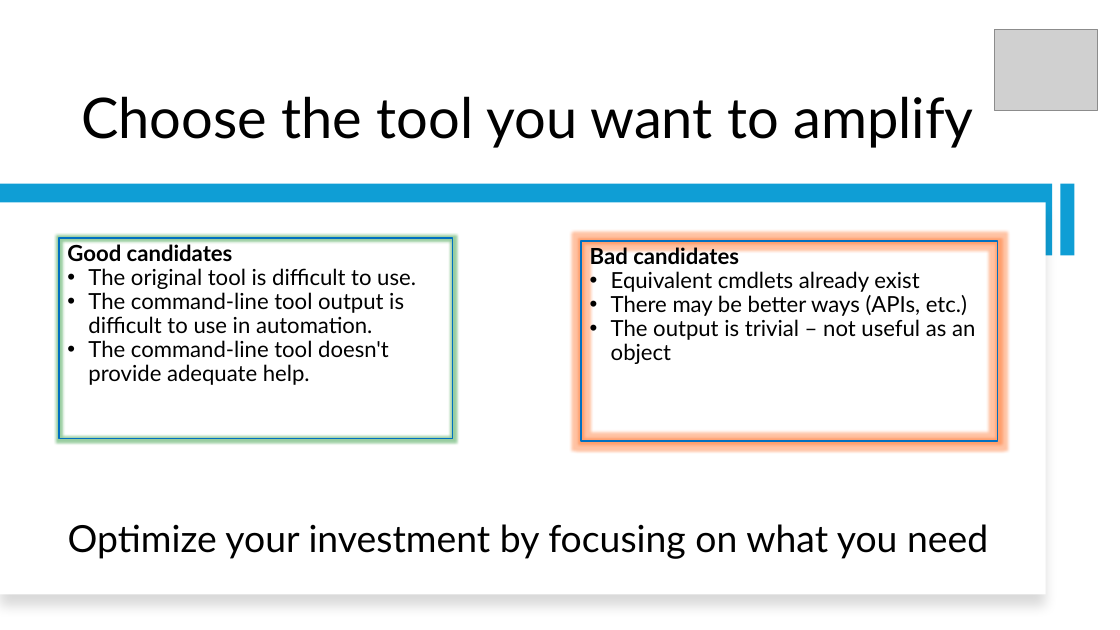
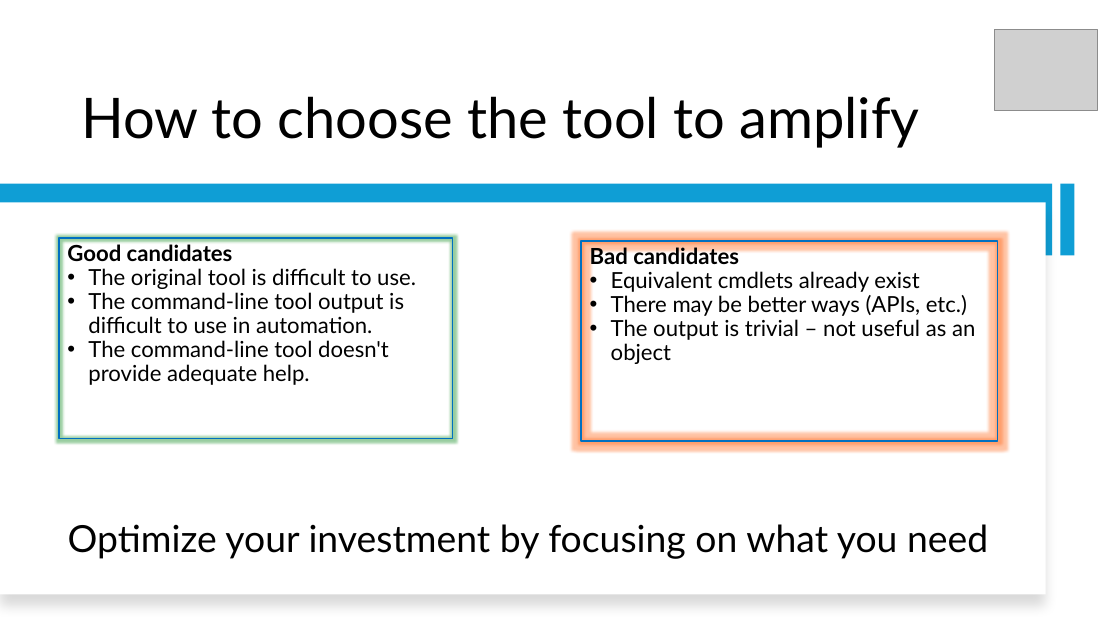
Before and after one commit to sdwheeler/seanonit, a slide deck: slide 3 of pptfiles/CrescendoV2.pptx. Drawn at 1120x630 pixels with LibreOffice and Linux fonts; fonts in the diff are those of the drawing; grey boxes stand for pictures. Boxes give left, top, right and bottom in pixels: in the first picture for what was removed or moved away, otherwise in the second. Text is boxed around its words. In the diff, an @@ line names an element or a change of style, - is before the commit and + after.

```diff
--- a/pptfiles/CrescendoV2.pptx
+++ b/pptfiles/CrescendoV2.pptx
@@ title at [81, 96, 919, 148]: text changed @@
-Choose the tool you want to amplify
+How to choose the tool to amplify
```
Also in this commit, not shown: 5 other slides changed, 2 slides added, 1 slide removed, 43 other files.
